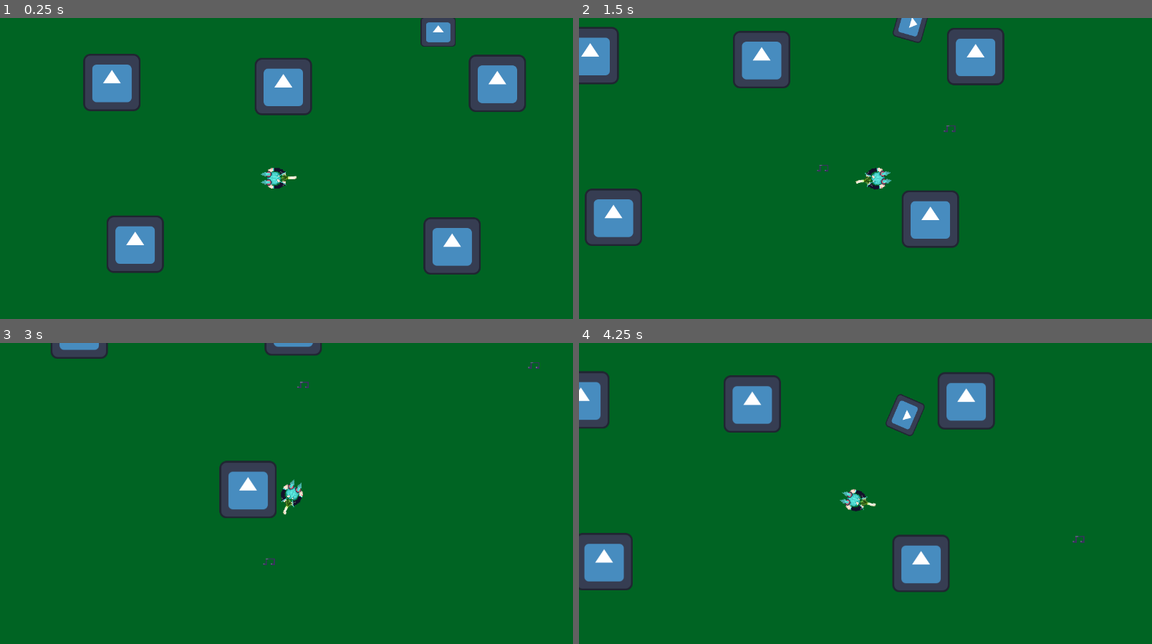
Above: before the commit, frames 1-4 (two rows, left to right).
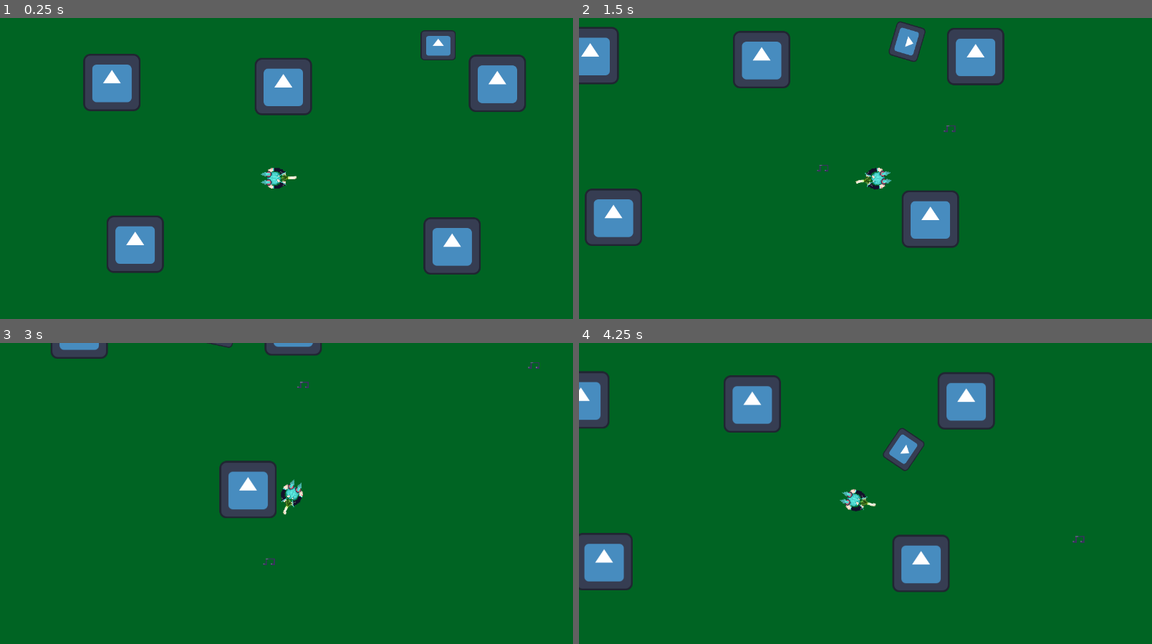
Above: after the commit, the same moments.

Repository: AsaM1taka/Shooter-Game
Game: Godot game, scene res://Scenes/shoot er.tscn
Two runs of this game, one before a commit and one after it. Both use one fixed random seed, a clock stepped at 60 frames per second and the inputs below. The engine's default icon, where the game draws it, is replaced by a stand-in: a white triangle on a blue panel in a dark square.
Inputs (mouse positions are in pixels of both pictures, inside the frame that each line leads up to):
- Up to frame 1 (0.25 s): no input
- Up to frame 2 (1.5 s): tap Enter at 0.5 s; move the mouse to (991, 162) at 0.52 s; hold D (move_right) 0.53-1.28 s; click (991, 162) at 0.6 s; move the mouse to (750, 195) at 1.27 s; hold S (move_down) from 1.28 s (still down); click (750, 195) at 1.35 s
- Up to frame 3 (3 s): move the mouse to (343, 433) at 2.02 s; release S (move_down) at 2.03 s; hold D (move_right) 2.03-2.78 s; click (343, 433) at 2.1 s; move the mouse to (257, 568) at 2.77 s; hold W (move_up) from 2.78 s (still down); click (257, 568) at 2.85 s
- Up to frame 4 (4.25 s): move the mouse to (1037, 553) at 3.52 s; release W (move_up) at 3.53 s; hold A (move_left) from 3.53 s (still down); click (1037, 553) at 3.6 s

The runs differ from the first frame. In frame 1, 0.7% of the frame differs, in the area x 73-80%, y 0-15%; in frame 2, 0.6%; in frame 3, less than 0.1%; in frame 4, 1.2%, in the area x 53-61%, y 16-43%.

Commit message:
cannot solve how to change sprite when hit

Diff:
--- a/shooter-shooter/Scenes/bullet.tscn
+++ b/shooter-shooter/Scenes/bullet.tscn
@@ -8,7 +8,7 @@
 
 [node name="Bullet" type="Area2D"]
 collision_layer = 32
-collision_mask = 65
+collision_mask = 64
 script = ExtResource("1_oduel")
 
 [node name="Sprite2D" type="Sprite2D" parent="."]
--- a/shooter-shooter/Scenes/enemy.tscn
+++ b/shooter-shooter/Scenes/enemy.tscn
@@ -4,7 +4,7 @@
 [ext_resource type="Texture2D" uid="uid://con5xjm7gn3v8" path="res://icon.svg" id="1_7k104"]
 
 [sub_resource type="RectangleShape2D" id="RectangleShape2D_4gyqm"]
-size = Vector2(73, 65)
+size = Vector2(69.5, 60.5)
 
 [sub_resource type="CircleShape2D" id="CircleShape2D_qi2p4"]
 radius = 347.868
@@ -17,13 +17,13 @@
 collision_mask = 37
 script = ExtResource("1_1f0kj")
 
-[node name="Sprite2D" type="Sprite2D" parent="."]
+[node name="default texture" type="Sprite2D" parent="."]
 position = Vector2(1, -2)
 scale = Vector2(0.617188, 0.523438)
 texture = ExtResource("1_7k104")
 
 [node name="CollisionShape2D" type="CollisionShape2D" parent="."]
-position = Vector2(0, -1)
+position = Vector2(1.75, 1.25)
 shape = SubResource("RectangleShape2D_4gyqm")
 
 [node name="playerdetect" type="Area2D" parent="."]
@@ -34,6 +34,7 @@
 shape = SubResource("CircleShape2D_qi2p4")
 
 [node name="enemyhitbox" type="Area2D" parent="."]
+scale = Vector2(1.01541, 1)
 collision_layer = 64
 collision_mask = 32
 
--- a/shooter-shooter/Scenes/shoot er.tscn
+++ b/shooter-shooter/Scenes/shoot er.tscn
@@ -36,6 +36,6 @@
 position = Vector2(564, 344)
 
 [node name="enemy" parent="." instance=ExtResource("3_ur70f")]
-position = Vector2(902, 17)
+position = Vector2(902, 47)
 
 [node name="MainCamera" type="Camera2D" parent="."]
--- a/shooter-shooter/scripts/bullet.gd
+++ b/shooter-shooter/scripts/bullet.gd
@@ -15,7 +15,8 @@
 	queue_free()
 
 
-func _on_body_entered(body: Node2D) -> void:
-	if body is Enemy:
-		body.queue_free()
-		queue_free()
+#func _on_body_entered(body: Node2D) -> void:
+	#if body is Enemy:
+		#print("enemy hit")
+		#body.queue_free()
+		#queue_free()
--- a/shooter-shooter/scripts/enemy.gd
+++ b/shooter-shooter/scripts/enemy.gd
@@ -6,6 +6,18 @@
 var speed: float = 100.0
 var direction := Vector2.ZERO
 var stop_distance := 20.0
+
+@onready var sprite: Sprite2D = $"default texture"
+@onready var hitbox: Area2D = $enemyhitbox
+
+
+var default_texture: Texture2D
+var damaged_texture: Texture2D
+
+func _ready() -> void:
+	default_texture = sprite.texture
+	damaged_texture = preload("res://Assets/note2.png")
+
 
 func _process(delta: float) -> void:
 	if player != null:
@@ -42,4 +54,6 @@
 
 func _on_enemyhitbox_body_entered(body: Node2D) -> void:
 	if body is Bullet:
-		pass
+		print("Bullet hit enemy!")
+		if damaged_texture:
+			sprite.texture = damaged_texture  # Change to the damaged sprite texture
